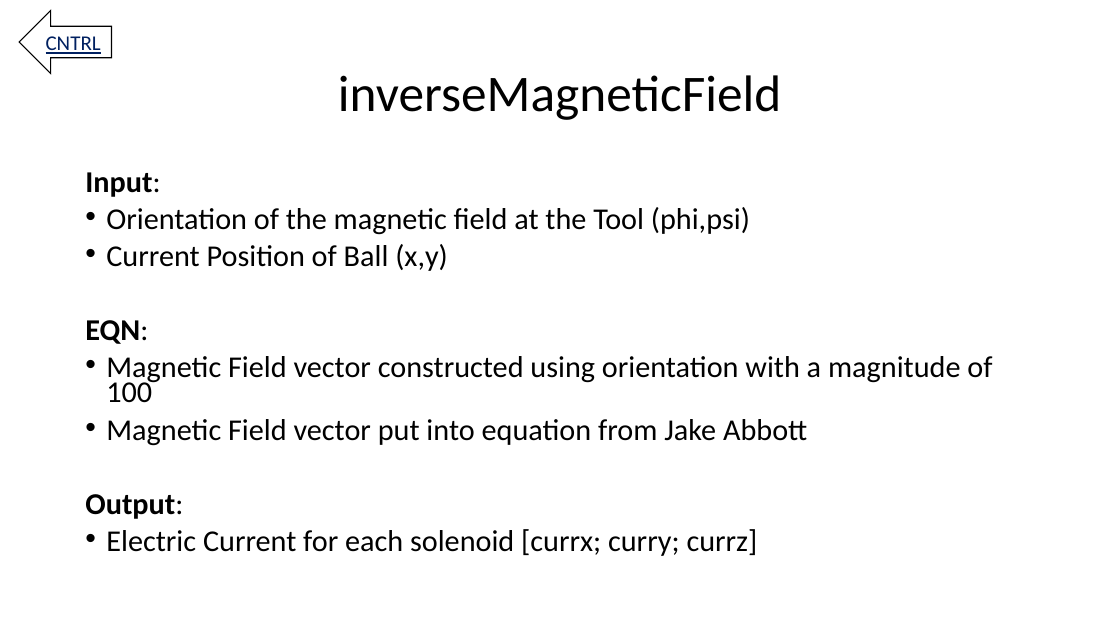
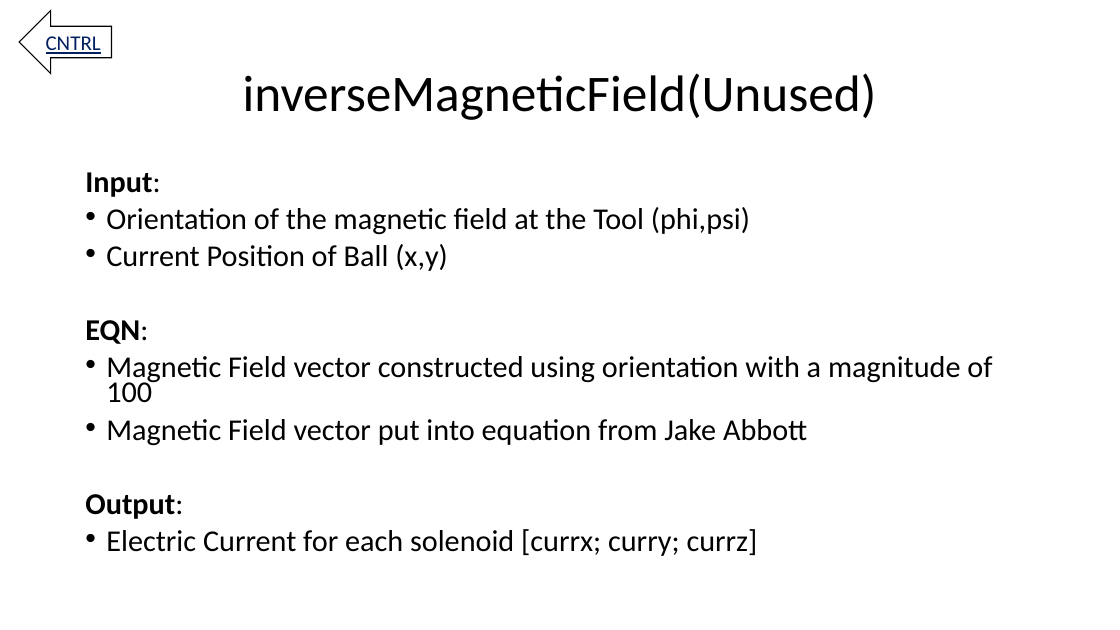
Before and after one commit to RoboticSwarmControl/3AxisMagnet, a slide deck: slide 12 of Omnimagnet Mind Map 06.25.2016 (wo parameter description).pptx. Drawn at 1120x630 pixels with LibreOffice and Linux fonts; fonts in the diff are those of the drawing. Boxes give left, top, right and bottom in pixels: in the first picture for what was removed or moved away, otherwise in the second. Text is boxed around its words. In the diff, an @@ line names an element or a change of style, - is before the commit and + after.

```diff
--- a/Omnimagnet Mind Map 06.25.2016 (wo parameter description).pptx
+++ b/Omnimagnet Mind Map 06.25.2016 (wo parameter description).pptx
@@ title at (243,73,877,120): text changed @@
-inverseMagneticField
+inverseMagneticField(Unused)
```
Also in this commit, not shown: 11 other slides changed, 2 slides removed.
